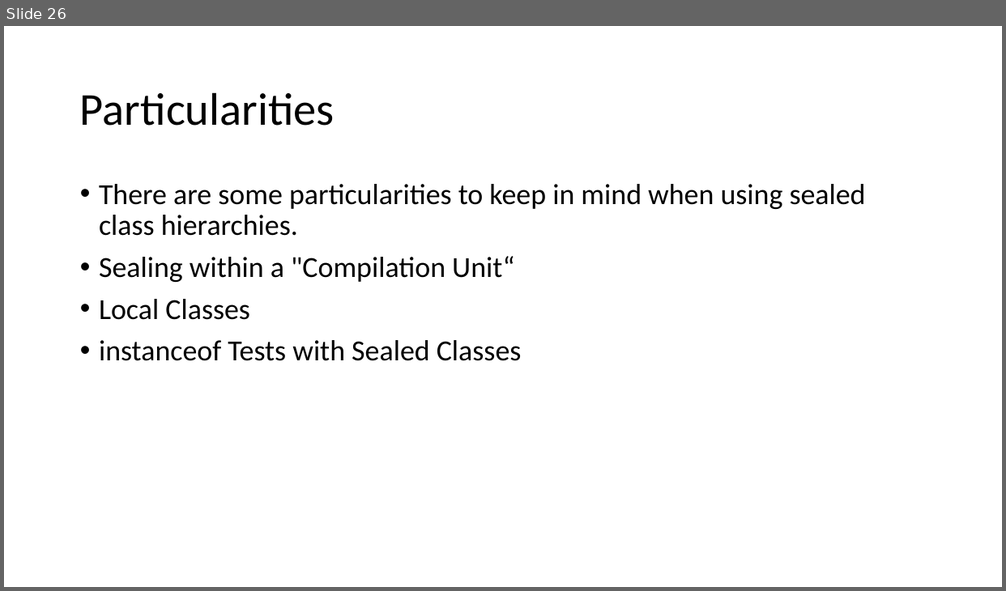
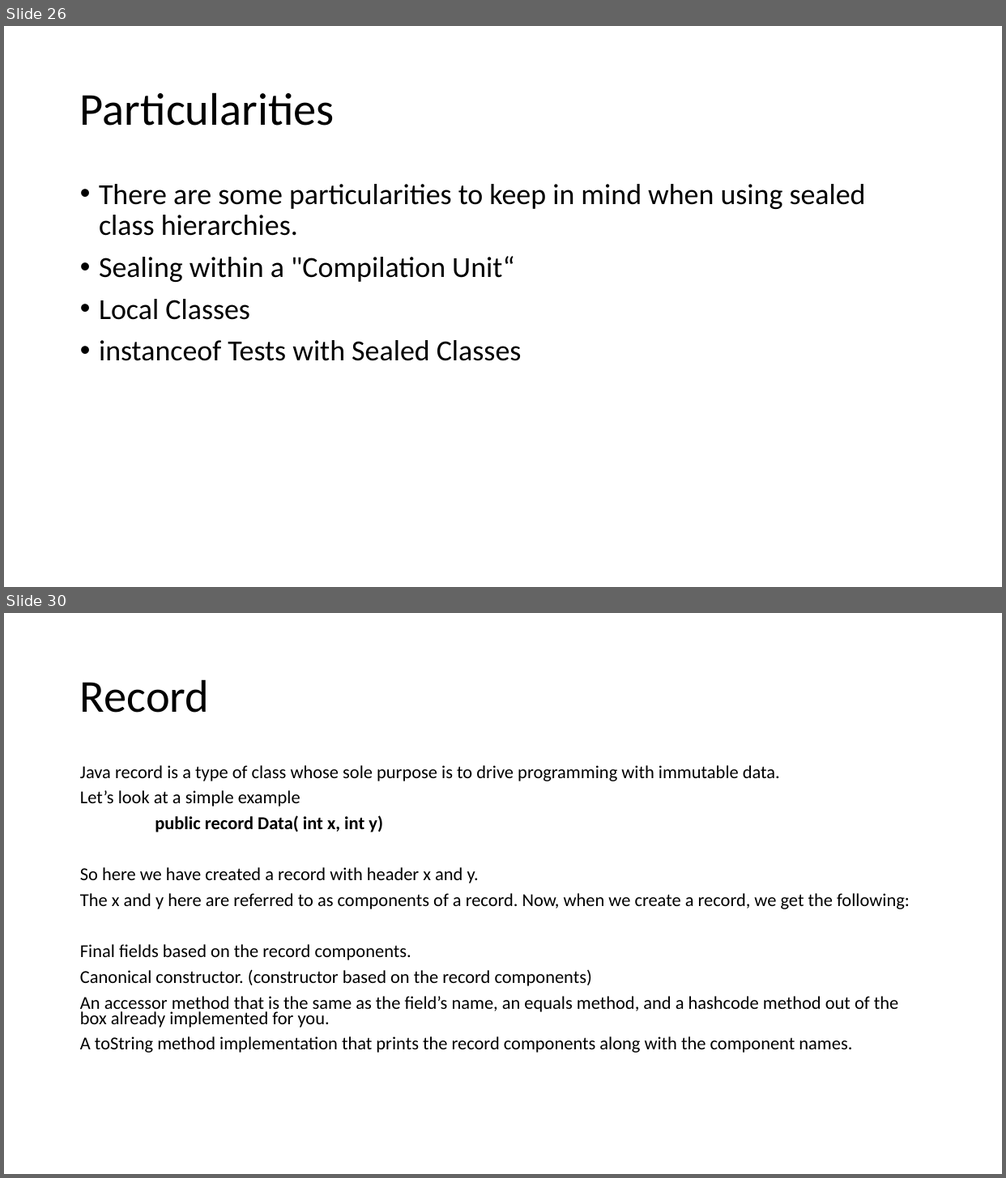
Before and after one commit to techelly/gladvancejavatraining, a slide deck: content/Java 11 and 17 Features.pptx. Shown one above the other, each under a label of ours: slide 26 before the commit, slides 26 and 30 after it; the slides between them are not shown. The pictures are 1006x591 and 1006x1178 pixels, drawn with LibreOffice and Linux fonts; fonts in the diff are those of the drawing. Boxes give left, top, right and bottom in pixels: in the first picture for what was removed or moved away, otherwise in the second. Text is boxed around its words. In the diff, an @@ line names an element or a change of style, - is before the commit and + after.

Commit message:
sealed class examples

```diff
--- a/content/Java 11 and 17 Features.pptx
+++ b/content/Java 11 and 17 Features.pptx
@@ slide 30 added at [4,613,1002,1174], background #FFFFFF @@
@@ title added at [80,679,210,713], 44 pt, text #000000 @@
+Record
@@ text added at [80,765,910,1053], 17.5 pt, text #000000 @@
+Java record is a type of class whose sole purpose is to drive programming with immutable data.
+Let’s look at a simple example
+public record Data( int x, int y)
+So here we have created a record with header x and y.
+The x and y here are referred to as components of a record. Now, when we create a record, we get the following:
+Final fields based on the record components.
+Canonical constructor. (constructor based on the record components)
+An accessor method that is the same as the field’s name, an equals method, and a hashcode method out of the box already implemented for you.
+A toString method implementation that prints the record components along with the component names.
```
Also in this commit, not shown: 2 slides changed, 16 other slides added, 42 other files.
